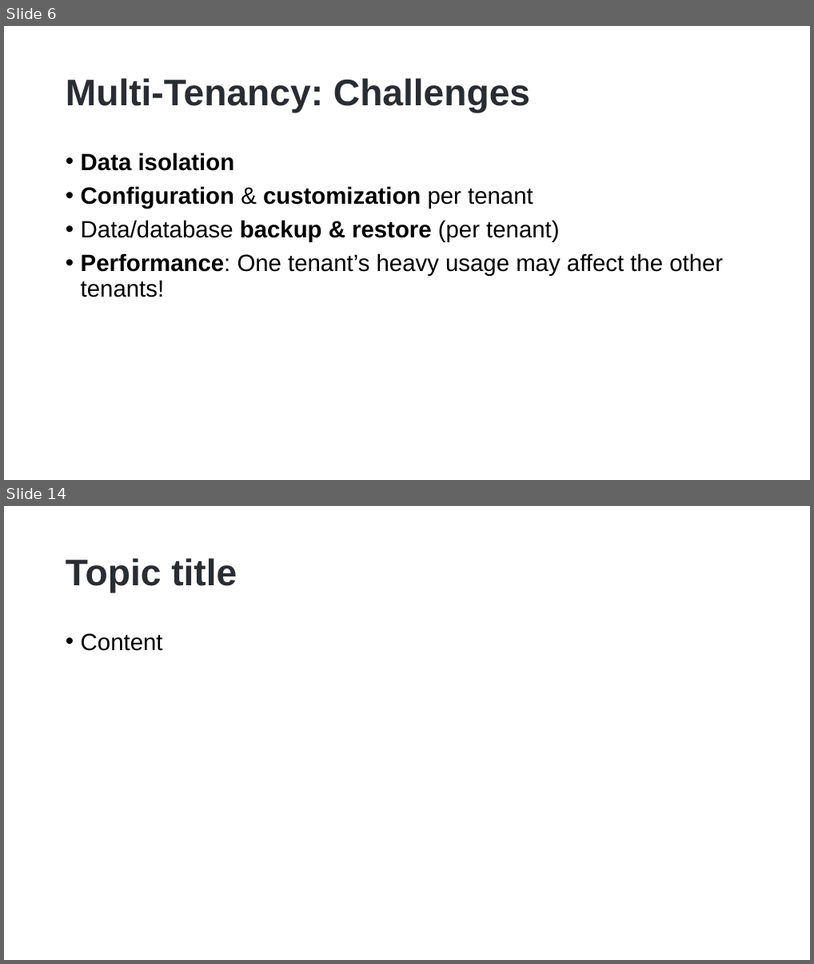
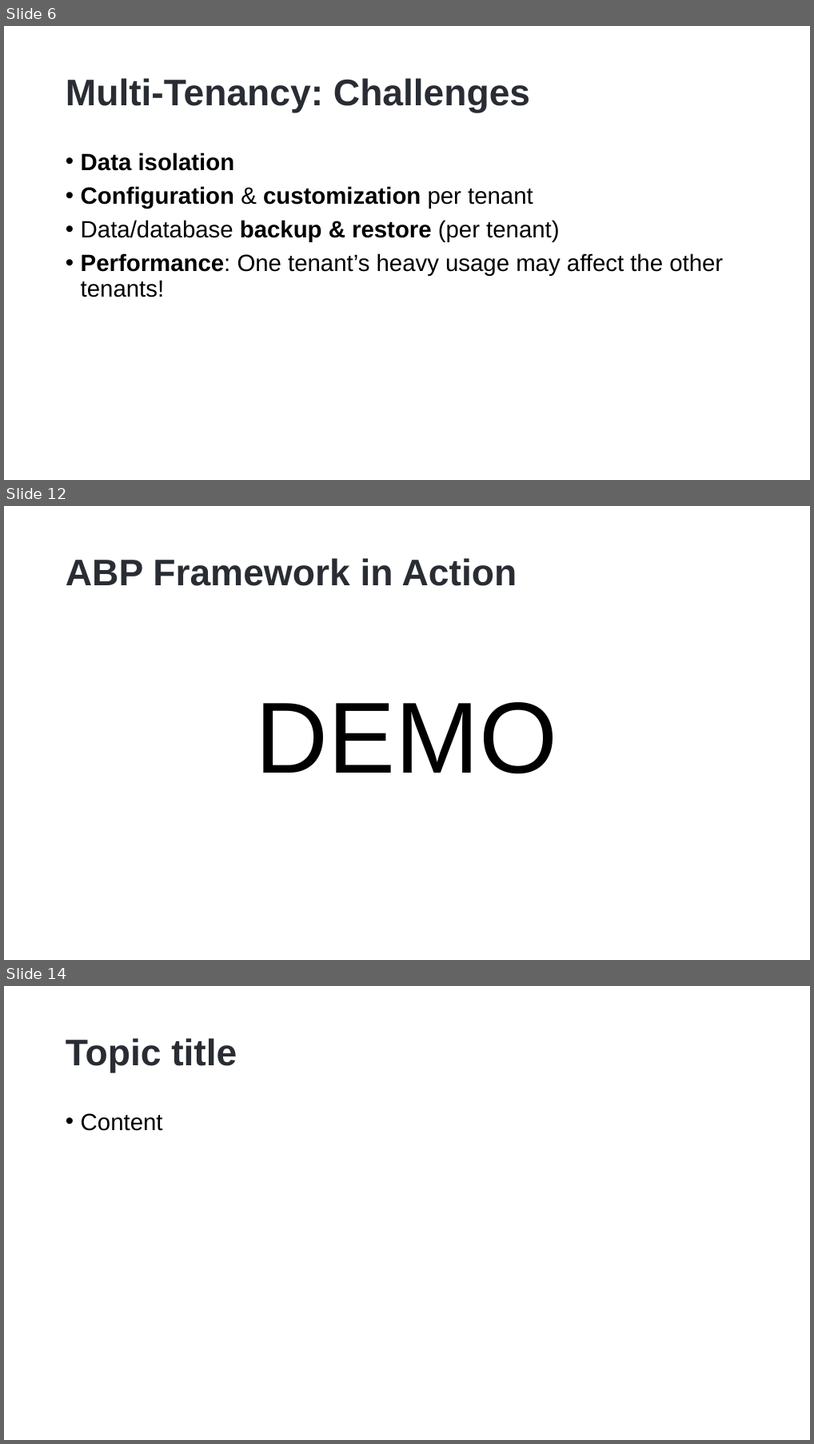
Before and after one commit to hikalkan/presentations, a slide deck: 2023-01-17 Dotnet Foundation Summit 2023/ABP Multi-Tenancy.pptx. Shown one above the other, each under a label of ours: slides 6 and 14 before the commit, slides 6, 12 and 14 after it; the slides between them are not shown. The pictures are 814x964 and 814x1444 pixels, drawn with LibreOffice and Linux fonts; fonts in the diff are those of the drawing; background and template pictures are left out. Boxes give left, top, right and bottom in pixels: in the first picture for what was removed or moved away, otherwise in the second. Text is boxed around its words. In the diff, an @@ line names an element or a change of style, - is before the commit and + after.

```diff
--- a/2023-01-17 Dotnet Foundation Summit 2023/ABP Multi-Tenancy.pptx
+++ b/2023-01-17 Dotnet Foundation Summit 2023/ABP Multi-Tenancy.pptx
@@ slide 12 added at (4,506,810,960), background picture (left out) @@
@@ title added at (66,558,518,586), 44 pt, text #292D33, bold @@
+ABP Framework in Action
@@ text added at (256,702,558,774), 120 pt, text #000000 @@
+DEMO
```
Also in this commit, not shown: 3 slides changed, 4 other slides added, 5 slides removed.
